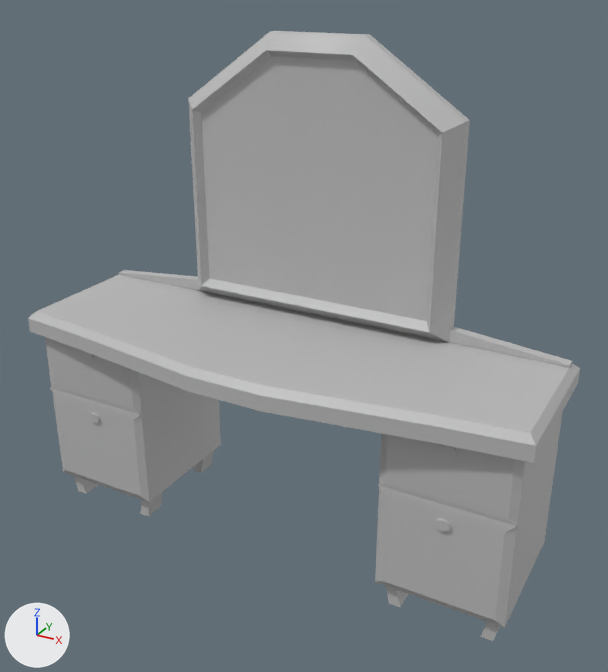
An edit to the FBX model Assets/Models/Static Mesh/STM_Desk.fbx, drawn before and after from the same camera.
The view is the same before and after, from a 50 mm lens placed at (1.83, -3.17, 2.13), pointed at (0.12, -0.06, 0.58). Lighting does not change. The marker at lower left points along +X, +Y and +Z. Where no turn or scale is listed for an object, it has been applied to the vertices.
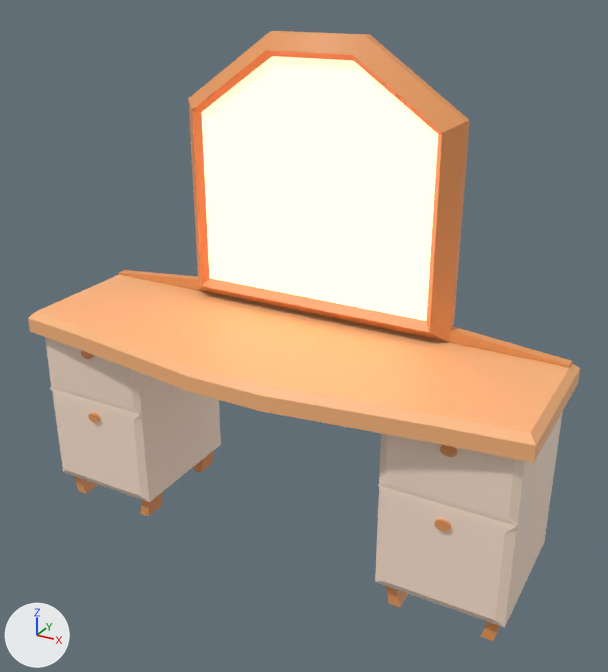
What differs and where, as boxes [x1, y1, x2, y2] in the pictures (608 x 672 px):
part 1 of me_mesh, recoloured (grey to orange)
    both: [74, 31, 572, 641]
part 2 of me_mesh, recoloured (grey to beige)
    both: [45, 337, 221, 502]
part 3 of me_mesh, recoloured (grey to beige)
    both: [375, 411, 563, 628]
part 4 of me_mesh, recoloured (grey to white)
    both: [202, 56, 438, 321]
part 5 of me_mesh, recoloured (grey to beige)
    both: [28, 274, 580, 463]

The change in detail:
Material 'EnvGold_1_2' (mat_envgold_1_2) is new.
Its base color is (0.8, 0.8, 0.8) (white #e7e7e7).
Its roughness is 0.2.
Its emission color is (2.931, 0.933, 0.482) (beige #fff7b8).
Its emission strength is 0.944.
Material 'EnvGold_1' (mat_envgold_1) is new.
Its base color is (1.0, 0.79, 0.64) (beige #ffe6d1).
Material 'EnvGold_3' (mat_envgold_3) is new.
Its base color is (0.826, 0.332, 0.112) (orange #ea9c5e).
Material 'EnvGold_2' (mat_envgold_2) is new.
Its base color is (1.0, 0.488, 0.213) (orange #ffb97f).
me_mesh has 332 vertices, 348 faces and spans x -1.28..1.28, y -0.45..0.45, z -1.21..1.21.
me_mesh is used by ob_pcube58; location (0.0, -0.093, 0.654).
me_mesh part 1: 223 of the faces centred in x -1.25..1.25, y -0.28..0.41, z -1.21..1.21 switch from mat_lambert1 (grey #bcbcbc) to mat_envgold_3 (orange #ea9c5e).
me_mesh part 2: 36 of the faces centred in x -1.24..-0.64, y -0.26..0.42, z -1.08..-0.12 switch from mat_lambert1 (grey #bcbcbc) to mat_envgold_1 (beige #ffe6d1).
me_mesh part 3: 36 of the faces centred in x 0.64..1.24, y -0.26..0.42, z -1.08..-0.12 switch from mat_lambert1 (grey #bcbcbc) to mat_envgold_1 (beige #ffe6d1).
me_mesh part 4: all 6 faces centred in x -0.41..0.41, y 0.33, z 0.01..0.58 switch from mat_lambert1 (grey #bcbcbc) to mat_envgold_1_2 (white #e7e7e7).
me_mesh part 5: 46 of the faces centred in x -1.28..1.28, y -0.45..0.45, z -0.22..-0.12 switch from mat_lambert1 (grey #bcbcbc) to mat_envgold_2 (orange #ffb97f).
